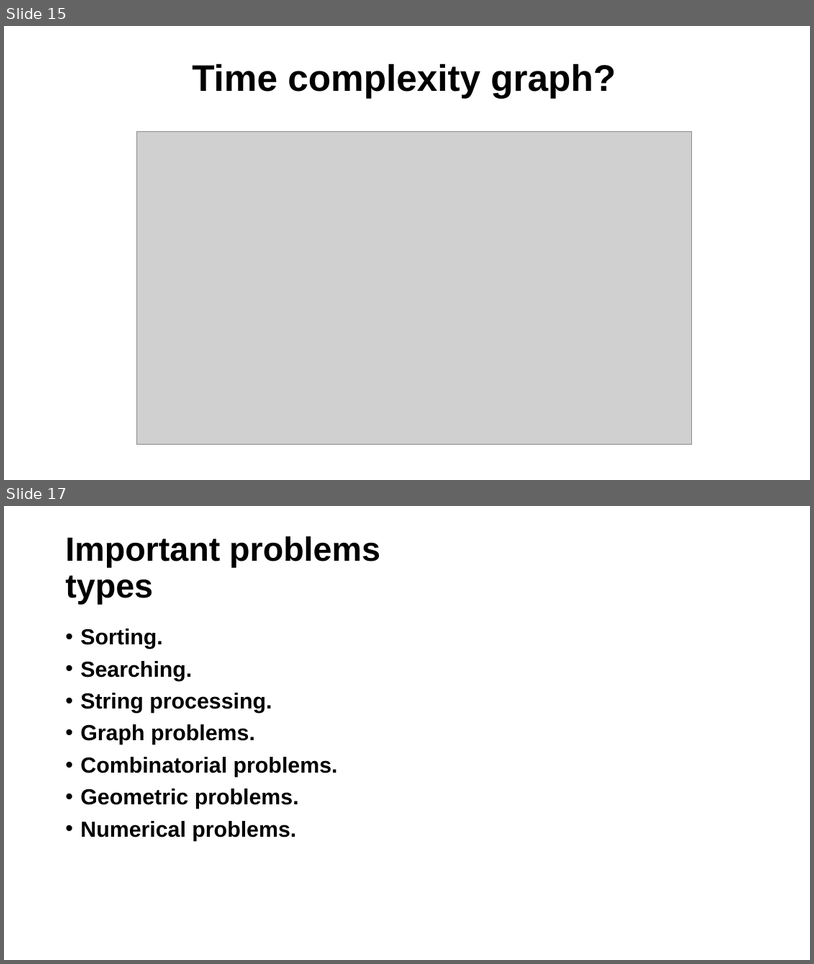
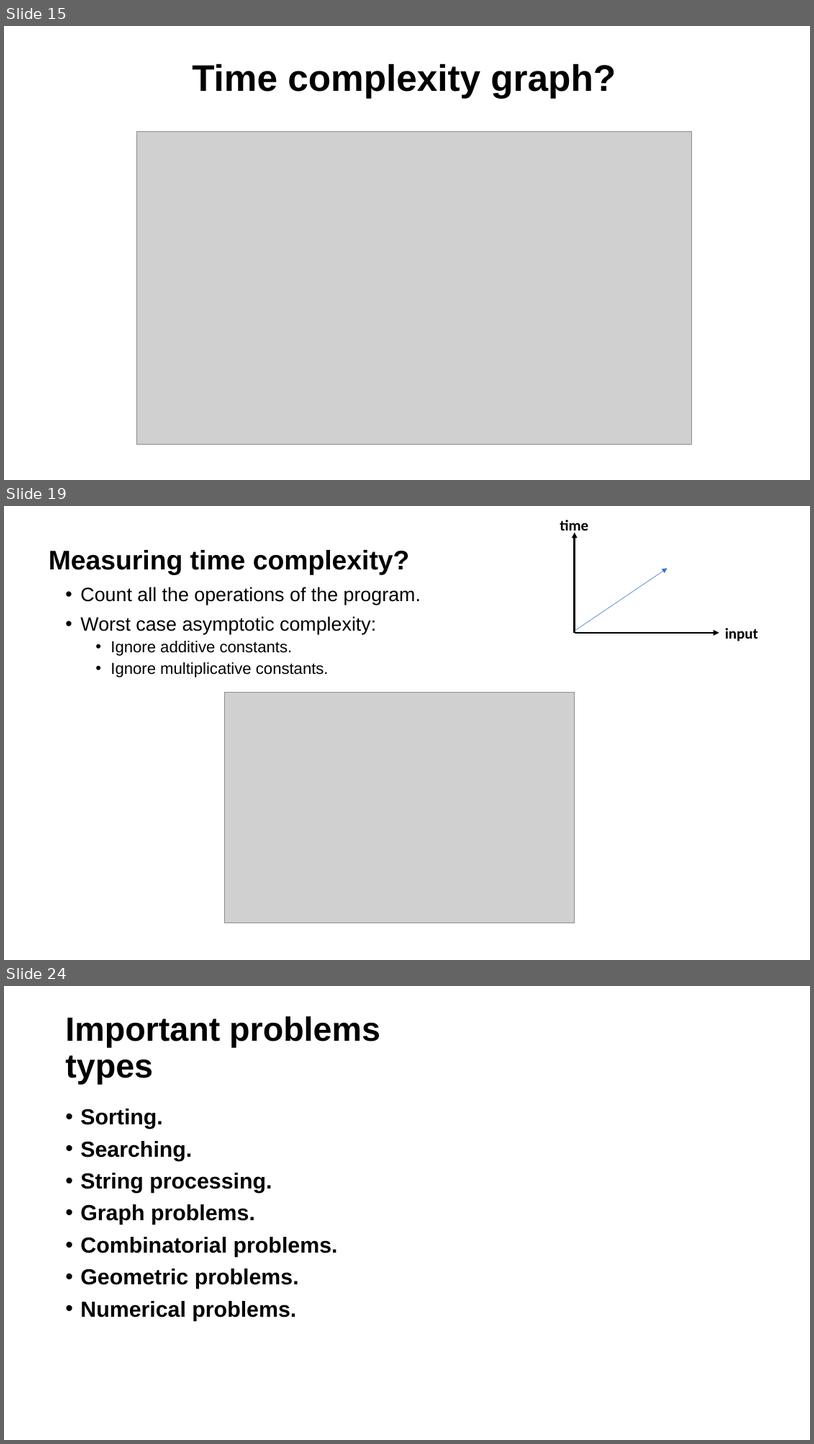
Before and after one commit to alaminbhuyan/DSA-In-Python, a slide deck: Design & Analysis Of Algorithm PDF/DAA.pptx. Shown one above the other, each under a label of ours: slides 15 and 17 before the commit, slides 15, 19 and 24 after it; the slides between them are not shown. The pictures are 814x964 and 814x1444 pixels, drawn with LibreOffice and Linux fonts; fonts in the diff are those of the drawing; grey boxes stand for pictures. Boxes give left, top, right and bottom in pixels: in the first picture for what was removed or moved away, otherwise in the second. Text is boxed around its words. In the diff, an @@ line names an element or a change of style, - is before the commit and + after.

```diff
--- a/Design & Analysis Of Algorithm PDF/DAA.pptx
+++ b/Design & Analysis Of Algorithm PDF/DAA.pptx
@@ slide 19 added at (4, 506, 810, 960), background #FFFFFF @@
@@ title added at (49, 550, 410, 574), 32 pt, text #000000, bold @@
+Measuring time complexity?
@@ group added at (560, 520, 759, 641): 3 arrows, 2 texts @@
+input
+time
@@ text added at (80, 587, 421, 677), 23 pt, text #000000 @@
+• Count all the operations of the program.
+• Worst case asymptotic complexity:
+  • Ignore additive constants.
+  • Ignore multiplicative constants.
@@ picture added at (225, 692, 575, 923) @@
@@ what was slide 17 is now slide 24 @@
```
Also in this commit, not shown: 1 slide changed, 7 other slides added, 1 other file.
